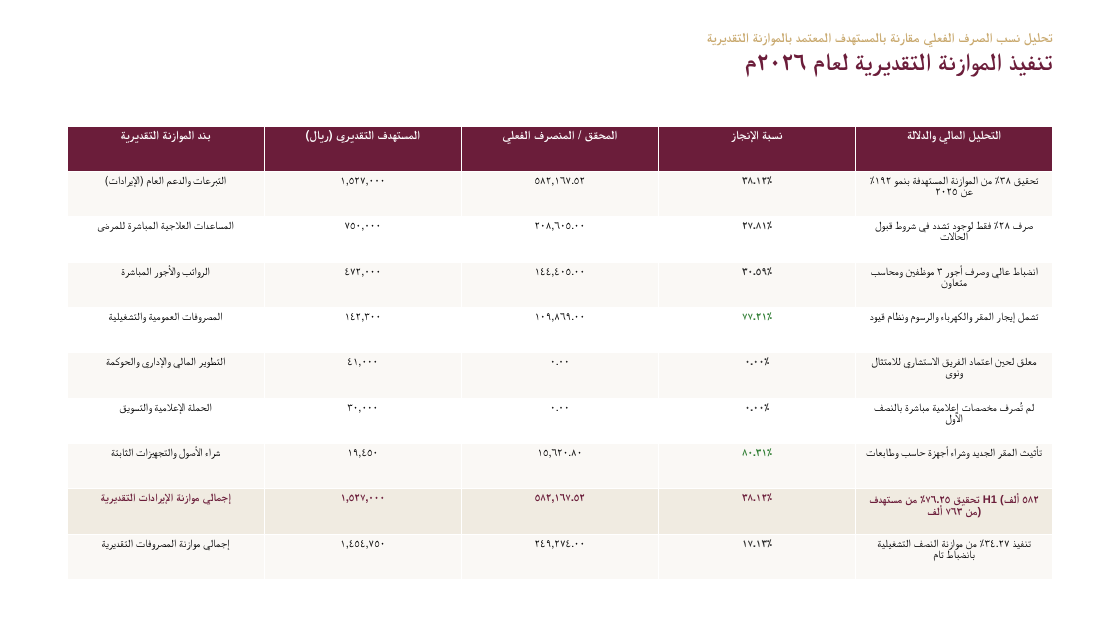
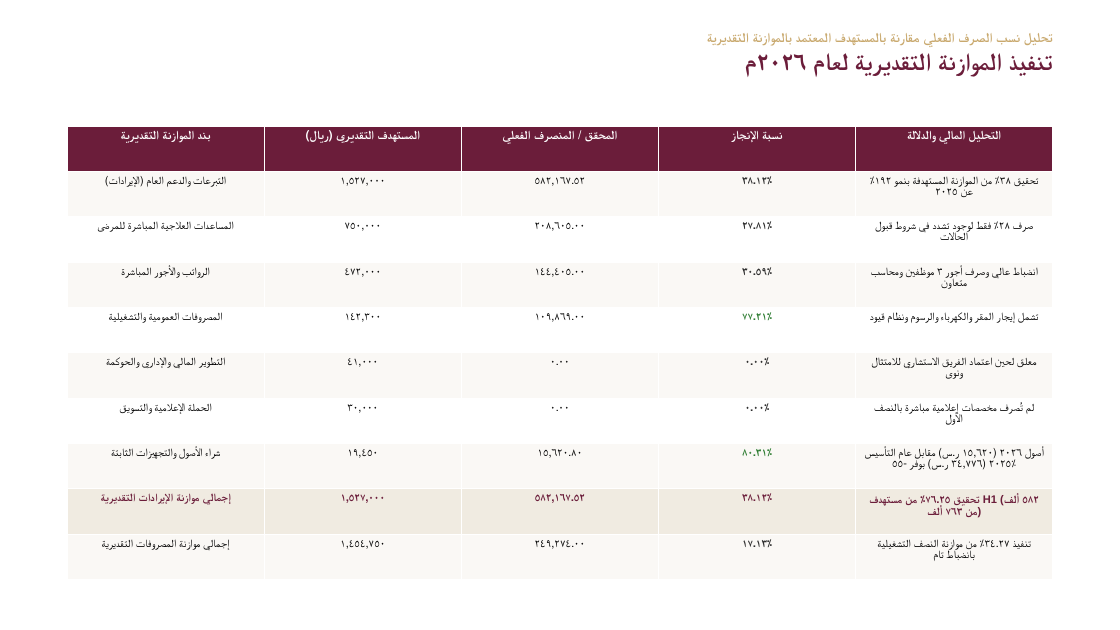
Before and after one commit to DevAseelWaleed/interactiveTabibiReport, a slide deck: slide 6 of التقرير_الاحترافي_المطور/عرض_تقديمي_جمعية_طبيبي_النصف_سنوي_٢٠٢٦.pptx. Drawn at 1120x630 pixels with LibreOffice and Linux fonts; fonts in the diff are those of the drawing. Boxes give left, top, right and bottom in pixels: in the first picture for what was removed or moved away, otherwise in the second. Text is boxed around its words. In the diff, an @@ line names an element or a change of style, - is before the commit and + after.

```diff
--- a/التقرير_الاحترافي_المطور/عرض_تقديمي_جمعية_طبيبي_النصف_سنوي_٢٠٢٦.pptx
+++ b/التقرير_الاحترافي_المطور/عرض_تقديمي_جمعية_طبيبي_النصف_سنوي_٢٠٢٦.pptx
@@ table at box(67, 126, 1054, 580) @@
-row 8, column 5: تأثيث المقر الجديد وشراء أجهزة حاسب وطابعات
+row 8, column 5: أصول ٢٠٢٦ (١٥,٦٢٠ ر.س) مقابل عام التأسيس ٢٠٢٥ (٣٤,٧٧٦ ر.س) بوفر -٥٥٪
```
Also in this commit, not shown: 7 other files.
